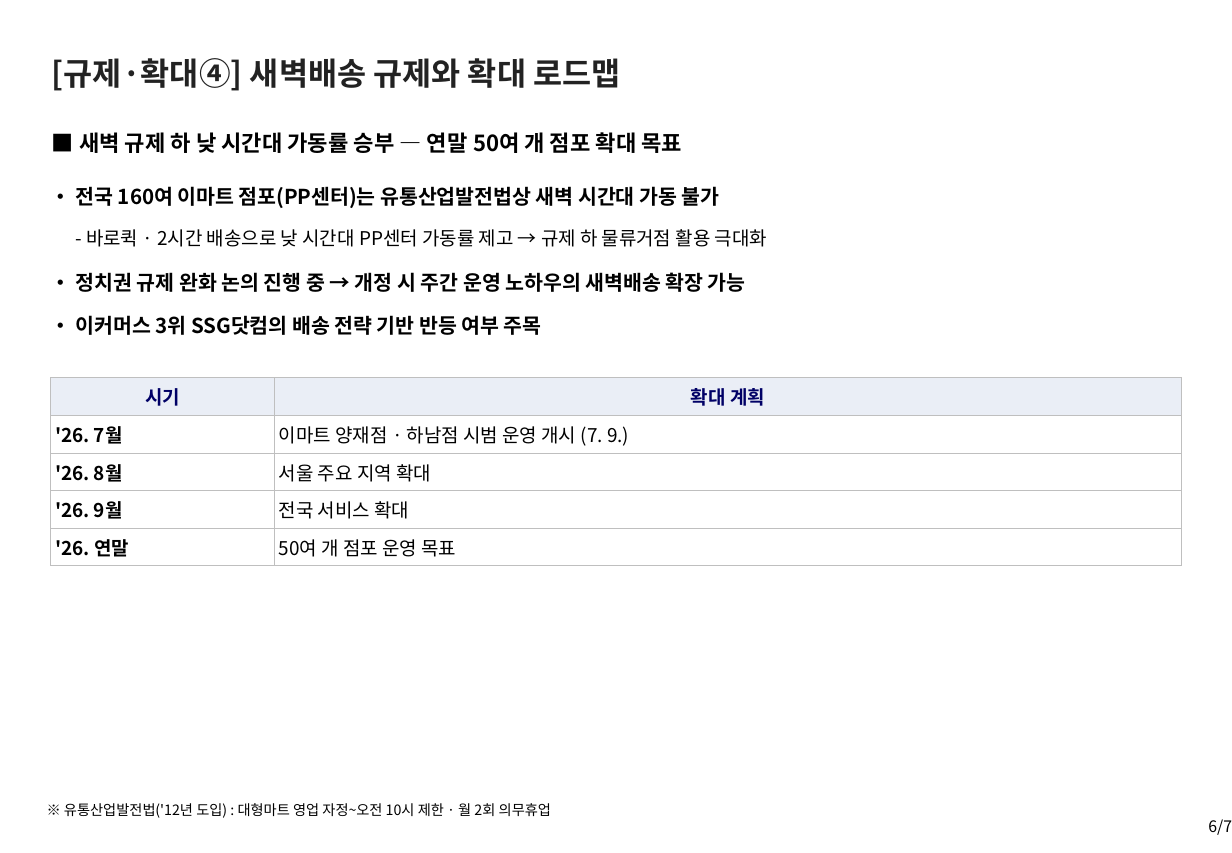
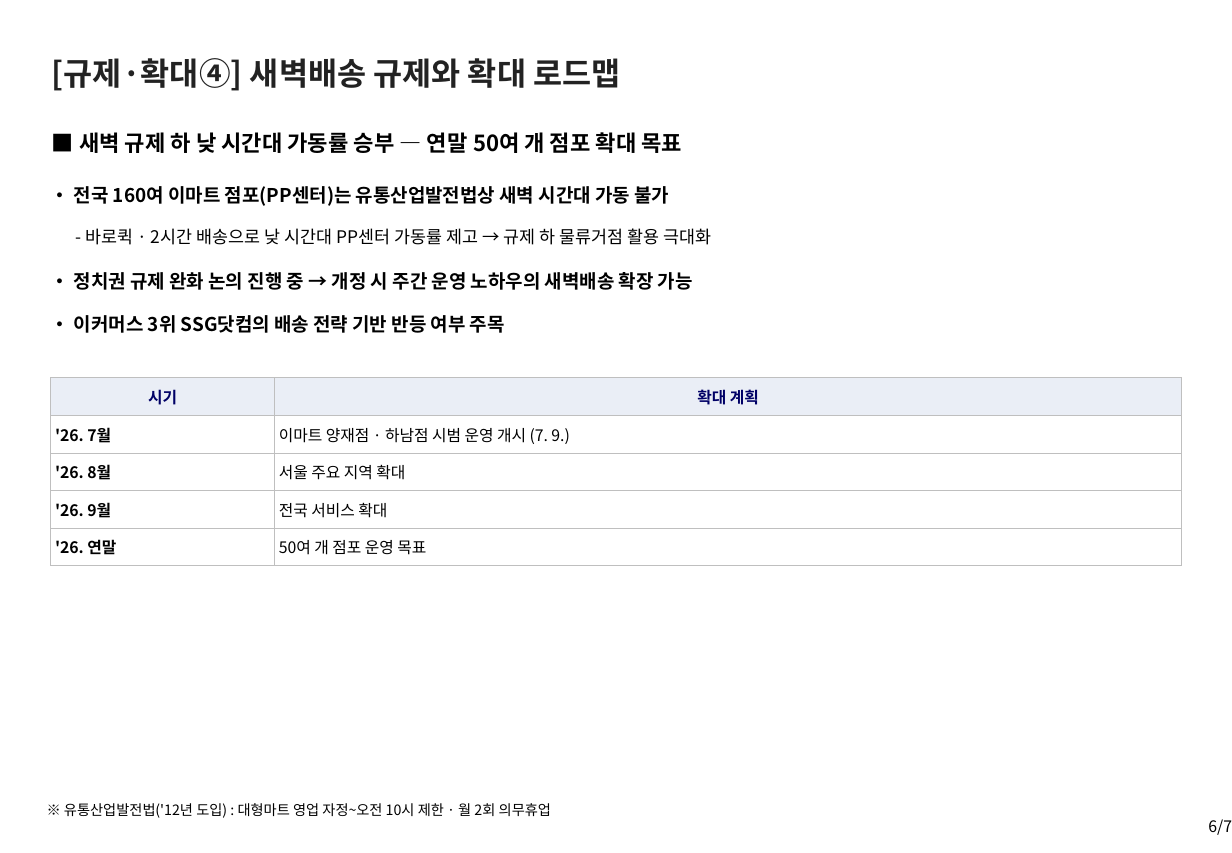
Before and after one commit to avoseed/web1, a slide deck: slide 6 of reports/ssg-delivery-report.pptx. Drawn at 1232x853 pixels with LibreOffice and Linux fonts; fonts in the diff are those of the drawing. Boxes give left, top, right and bottom in pixels: in the first picture for what was removed or moved away, otherwise in the second. Text is boxed around its words. In the diff, an @@ line names an element or a change of style, - is before the commit and + after.

```diff
--- a/reports/ssg-delivery-report.pptx
+++ b/reports/ssg-delivery-report.pptx
@@ text "- 바로퀵 · 2시간 배송으로 ..." at [85,228,712,245]: size 12 to 11 pt @@
@@ size 13 to 12 pt in 3 elements at [74,186,669,206], [74,272,693,290], [74,315,505,333] @@
@@ table at [50,378,1182,565] @@
@@ size 12 to 10 pt @@
```
Also in this commit, not shown: 3 other slides changed, 5 other files.
